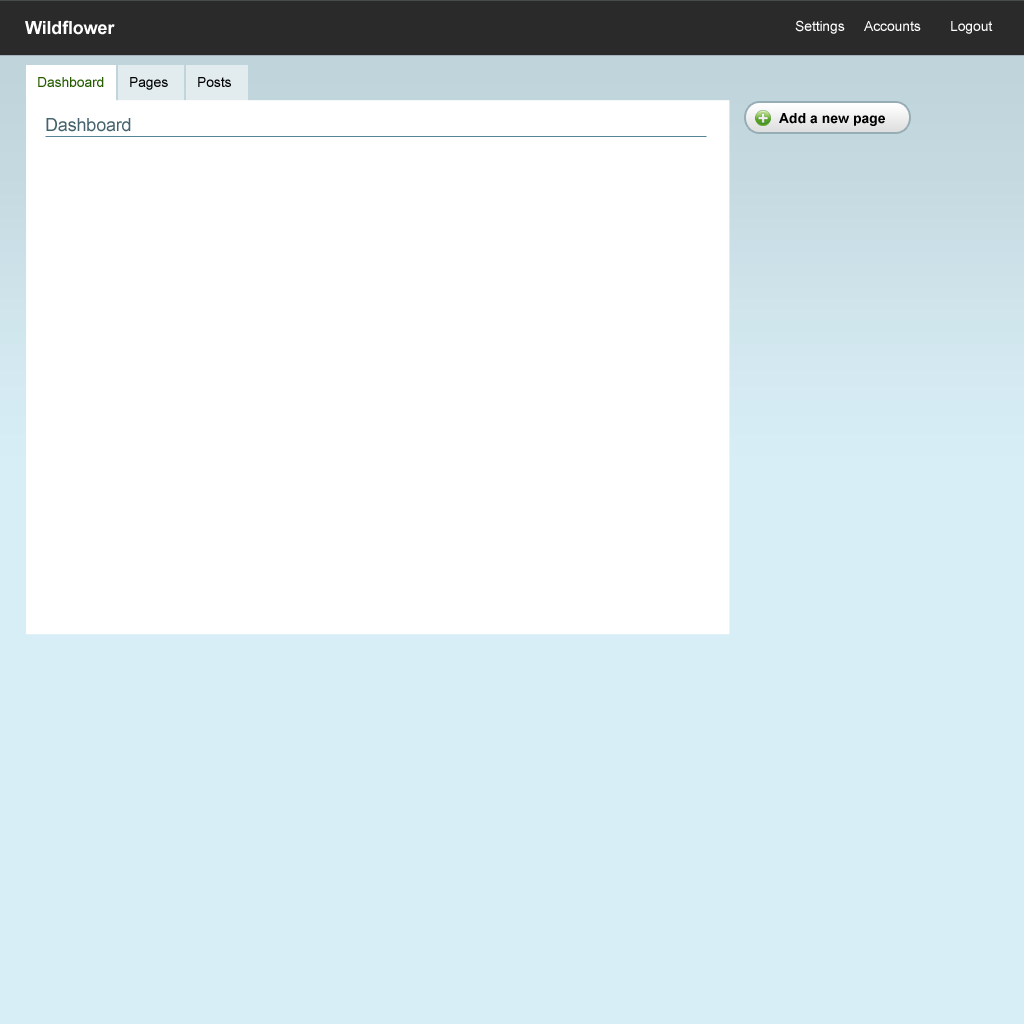
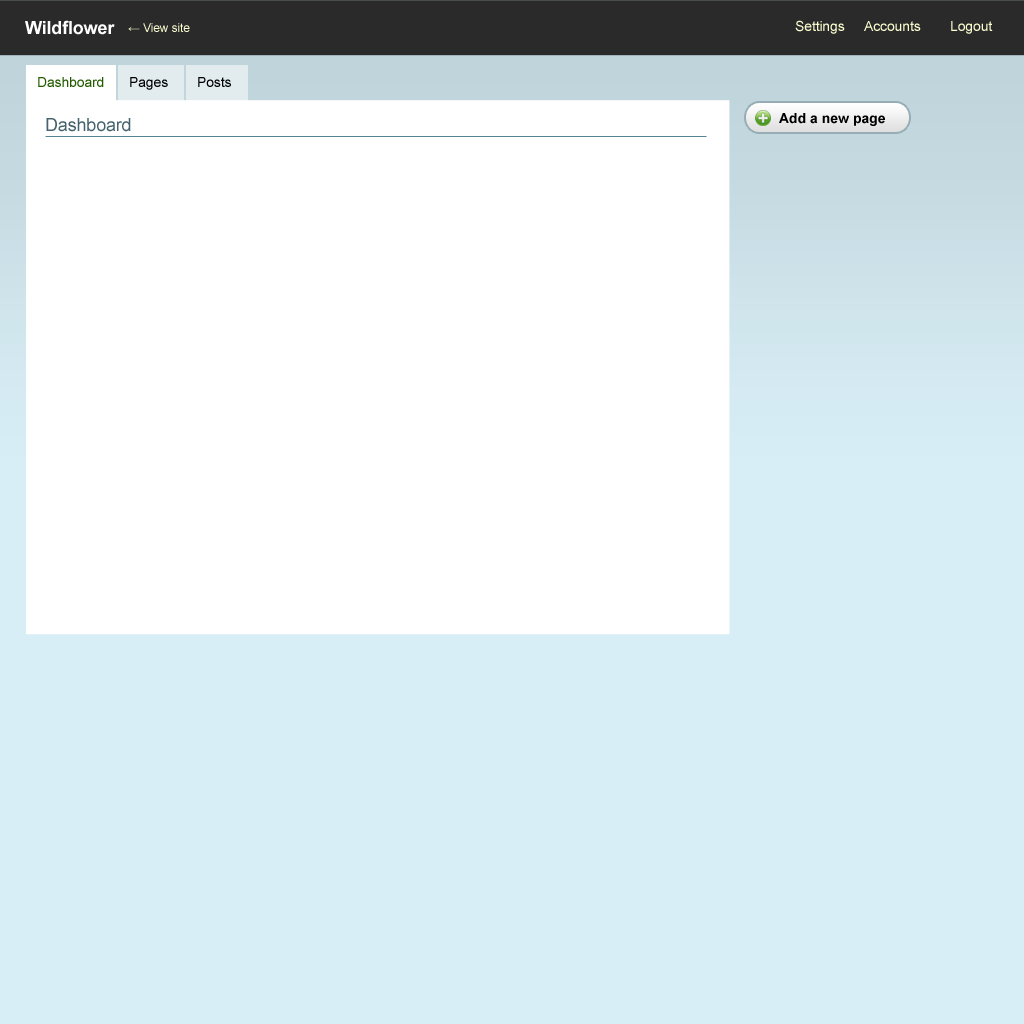
Revision of a layered 1024 x 1024 image; what changed, layer by layer:
painted on "Settings" over [795, 20, 845, 34]
painted on "Accounts" over [864, 21, 921, 31]
painted on "Logout" over [951, 21, 993, 34]
added layer "← View site" in group "header" over [128, 23, 190, 32]
